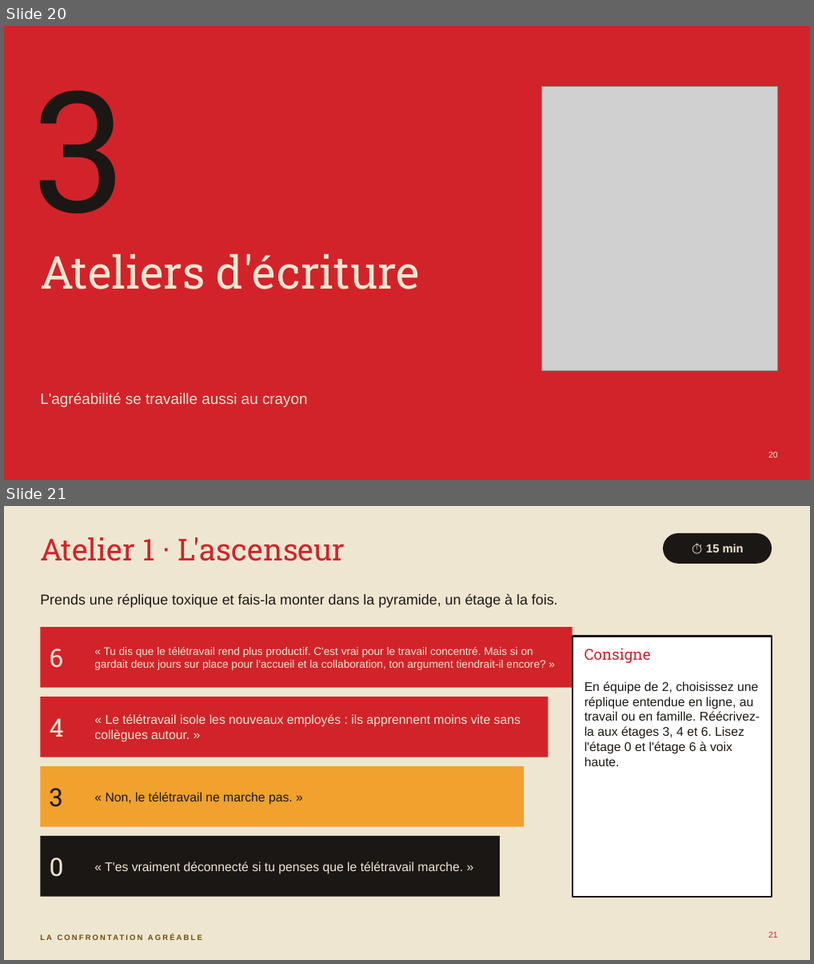
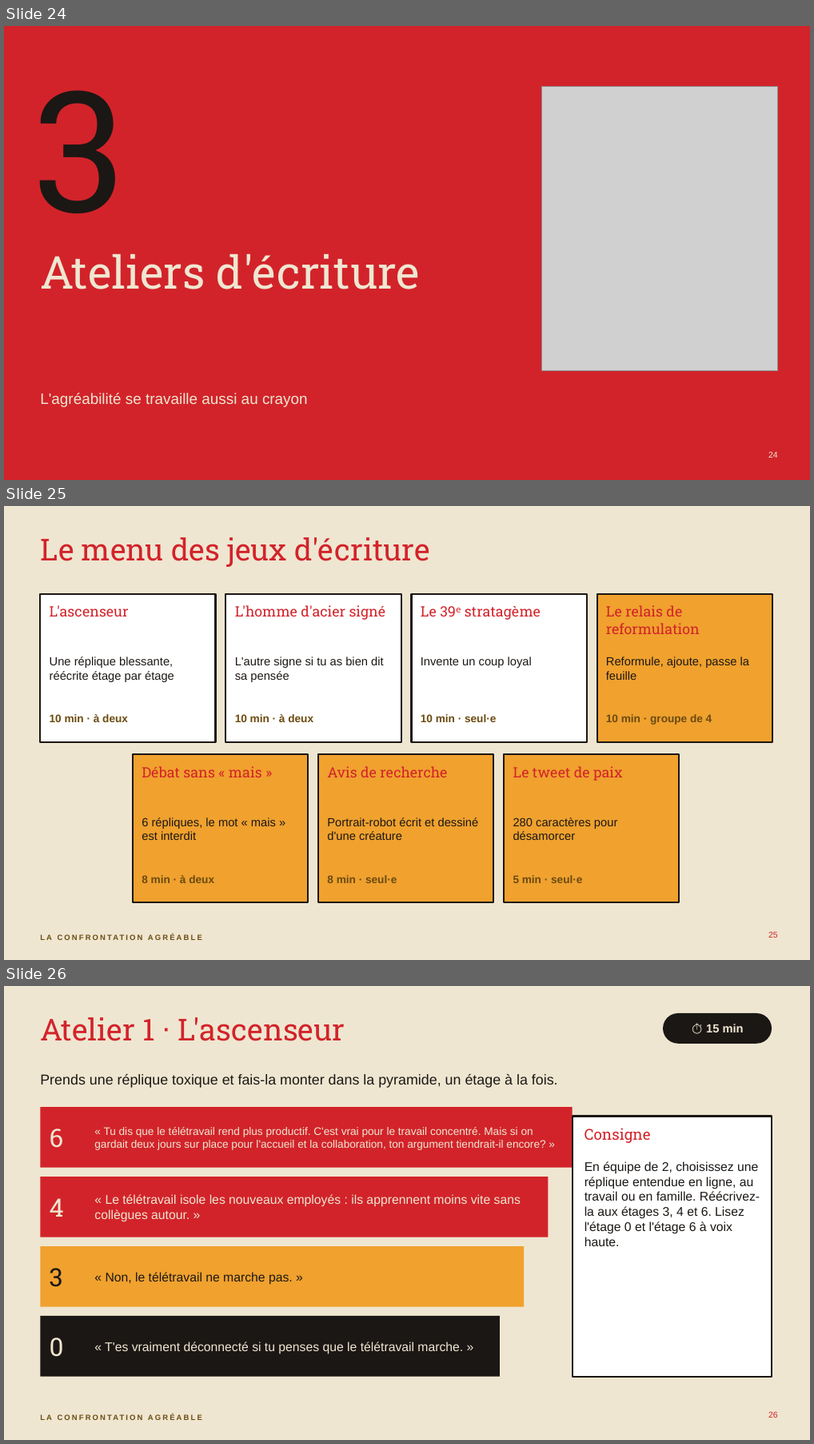
Before and after one commit to isabellepedneault111-ai/Chat-, a slide deck: debat-agreable/seminaire-confrontation-agreable.pptx. Shown one above the other, each under a label of ours: slides 20 and 21 before the commit, slides 24, 25 and 26 after it. The pictures are 814x964 and 814x1444 pixels, drawn with LibreOffice and Linux fonts; fonts in the diff are those of the drawing; grey boxes stand for pictures. Boxes give left, top, right and bottom in pixels: in the first picture for what was removed or moved away, otherwise in the second. Text is boxed around its words. In the diff, an @@ line names an element or a change of style, - is before the commit and + after.

```diff
--- a/debat-agreable/seminaire-confrontation-agreable.pptx
+++ b/debat-agreable/seminaire-confrontation-agreable.pptx
@@ slide 25 added at (4, 506, 810, 960), background #EFE6D1; not listed: 1 template element that a slide beside it also shows @@
@@ title added at (40, 537, 430, 567), 36 pt, text #D2232A @@
+Le menu des jeux d'écriture
@@ rectangle added at (40, 594, 216, 742), fill #FFFFFF, outline #1B1714 2 pt @@
@@ rectangle added at (226, 594, 402, 742), fill #FFFFFF, outline #1B1714 2 pt @@
@@ rectangle added at (412, 594, 587, 742), fill #FFFFFF, outline #1B1714 2 pt @@
@@ rectangle added at (598, 594, 773, 742), fill #F0A12E, outline #1B1714 2 pt @@
@@ text added at (50, 605, 129, 616), 17 pt, text #D2232A @@
+L'ascenseur
@@ text added at (235, 605, 386, 620), 17 pt, text #D2232A @@
+L'homme d'acier signé
@@ text added at (421, 606, 541, 620), 17 pt, text #D2232A @@
+Le 39ᵉ stratagème
@@ text added at (606, 605, 700, 634), 17 pt, text #D2232A @@
+Le relais de reformulation
@@ text added at (50, 656, 174, 682), 14 pt, text #1B1714 @@
+Une réplique blessante, réécrite étage par étage
@@ text added at (235, 656, 384, 682), 14 pt, text #1B1714 @@
+L'autre signe si tu as bien dit sa pensée
@@ text added at (421, 656, 532, 668), 14 pt, text #1B1714 @@
+Invente un coup loyal
@@ text added at (606, 656, 750, 680), 14 pt, text #1B1714 @@
+Reformule, ajoute, passe la feuille
@@ text added at (50, 714, 128, 722), 13 pt, text #6B4B10, bold @@
+10 min · à deux
@@ text added at (235, 714, 314, 722), 13 pt, text #6B4B10, bold @@
+10 min · à deux
@@ text added at (421, 714, 496, 722), 13 pt, text #6B4B10, bold @@
+10 min · seul·e
@@ text added at (606, 714, 713, 724), 13 pt, text #6B4B10, bold @@
+10 min · groupe de 4
@@ rectangle added at (133, 754, 308, 902), fill #F0A12E, outline #1B1714 2 pt @@
@@ text added at (142, 766, 262, 777), 17 pt, text #D2232A @@
+Débat sans « mais »
@@ rectangle added at (318, 754, 494, 902), fill #F0A12E, outline #1B1714 2 pt @@
@@ text added at (327, 766, 447, 777), 17 pt, text #D2232A @@
+Avis de recherche
@@ rectangle added at (504, 754, 680, 902), fill #F0A12E, outline #1B1714 2 pt @@
@@ text added at (514, 766, 622, 780), 17 pt, text #D2232A @@
+Le tweet de paix
@@ text added at (142, 817, 276, 840), 14 pt, text #1B1714 @@
+6 répliques, le mot « mais » est interdit
@@ text added at (327, 817, 479, 840), 14 pt, text #1B1714 @@
+Portrait-robot écrit et dessiné d'une créature
@@ text added at (514, 817, 618, 840), 14 pt, text #1B1714 @@
+280 caractères pour désamorcer
@@ text added at (142, 875, 214, 883), 13 pt, text #6B4B10, bold @@
+8 min · à deux
@@ text added at (327, 875, 397, 883), 13 pt, text #6B4B10, bold @@
+8 min · seul·e
@@ text added at (514, 875, 582, 883), 13 pt, text #6B4B10, bold @@
+5 min · seul·e
@@ page number added at (769, 931, 778, 937), 10 pt, text #D2232A @@
+25
@@ what was slide 20 is now slide 24 @@
@@ page number at (769, 451, 778, 457): text changed @@
-20
+24
@@ what was slide 21 is now slide 26 @@
@@ page number at (769, 1411, 778, 1417): text changed @@
-21
+26
```
Also in this commit, not shown: 1 slide changed, 8 other slides added, 21 other files.
